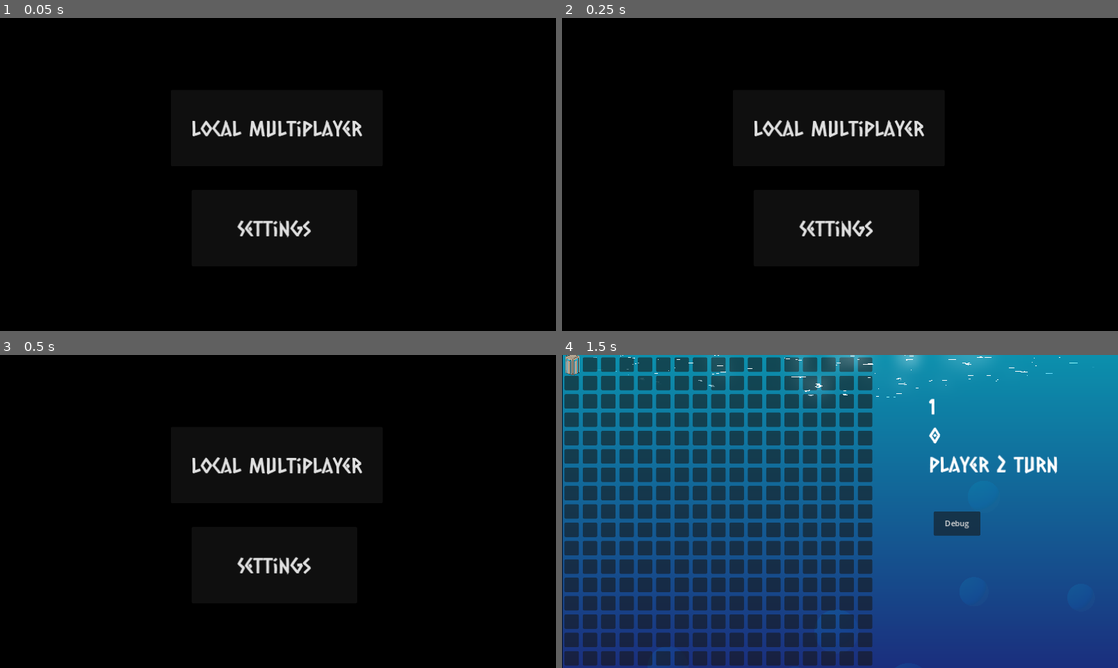
Above: before the commit, frames 1-4 (two rows, left to right).
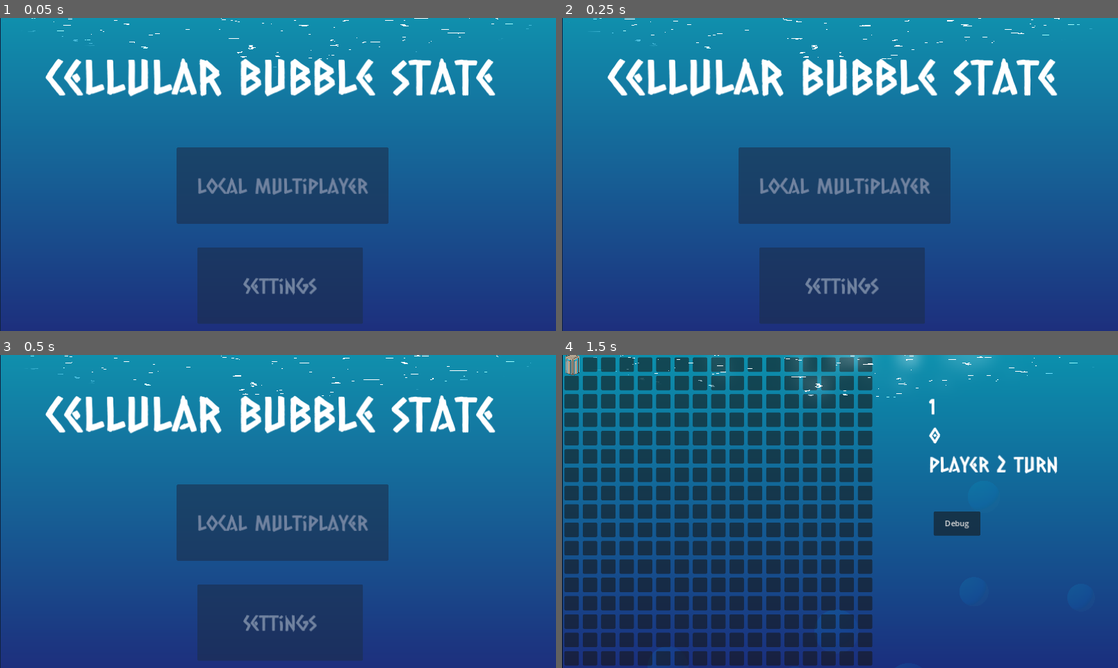
Above: after the commit, the same moments.

Repository: BeadsInCheese/CellularBubbleState
Game: Godot game, scene res://Scenes/MainMenu.tscn
Two runs of this game, one before a commit and one after it. Both use one fixed random seed, a clock stepped at 60 frames per second and the inputs below.
Inputs (mouse positions are in pixels of both pictures, inside the frame that each line leads up to):
- Up to frame 1 (0.05 s): no input
- Up to frame 2 (0.25 s): no input
- Up to frame 3 (0.5 s): no input
- Up to frame 4 (1.5 s): click "Local multiplayer" at 0.5 s; click (573, 364) at 1.27 s

The runs differ from the first frame. In frame 1, 100% of the frame differs, in the area x 0-100%, y 0-100%; in frame 2, 100%; in frame 3, 100%; in frame 4, nothing differs.

Commit message:
menu upgrade

Diff:
--- a/gamejam2025/Scenes/MainMenu.tscn
+++ b/gamejam2025/Scenes/MainMenu.tscn
@@ -1,26 +1,87 @@
-[gd_scene load_steps=3 format=3 uid="uid://d0q8tr7g0mqks"]
+[gd_scene load_steps=11 format=3 uid="uid://d0q8tr7g0mqks"]
 
 [ext_resource type="Theme" uid="uid://bgqmjm172gald" path="res://FontArtistic.tres" id="1_nwb4t"]
 [ext_resource type="Script" path="res://Scenes/SceneNavigation.gd" id="1_ygpmw"]
+[ext_resource type="Shader" path="res://Voronoisurface.gdshader" id="2_lpkp4"]
+[ext_resource type="FontFile" uid="uid://d15qcr4gpooi3" path="res://CaesarDressing-Regular.ttf" id="4_1qja7"]
+
+[sub_resource type="Gradient" id="Gradient_blu0u"]
+colors = PackedColorArray(0.117647, 0.117647, 0.564706, 1, 0, 1, 1, 1)
+
+[sub_resource type="GradientTexture2D" id="GradientTexture2D_qffpn"]
+gradient = SubResource("Gradient_blu0u")
+
+[sub_resource type="FastNoiseLite" id="FastNoiseLite_0jmjm"]
+noise_type = 2
+frequency = 0.0776
+offset = Vector3(0, -3.6, 0)
+cellular_distance_function = 1
+cellular_jitter = 1.38
+domain_warp_type = 1
+
+[sub_resource type="NoiseTexture2D" id="NoiseTexture2D_ucuru"]
+seamless = true
+seamless_blend_skirt = 0.3
+noise = SubResource("FastNoiseLite_0jmjm")
+
+[sub_resource type="ShaderMaterial" id="ShaderMaterial_scnbl"]
+shader = ExtResource("2_lpkp4")
+shader_parameter/voronoi = SubResource("NoiseTexture2D_ucuru")
+
+[sub_resource type="Theme" id="Theme_5h72o"]
+default_base_scale = 1.0
+default_font = ExtResource("4_1qja7")
+default_font_size = 100
 
 [node name="MainMenu" type="Node2D"]
 script = ExtResource("1_ygpmw")
 
+[node name="Sprite2D" type="Sprite2D" parent="."]
+position = Vector2(577.953, 323.668)
+rotation = -1.5708
+scale = Vector2(10.3003, 18.0381)
+texture = SubResource("GradientTexture2D_qffpn")
+
+[node name="ColorRect2" type="ColorRect" parent="."]
+material = SubResource("ShaderMaterial_scnbl")
+offset_left = 1151.0
+offset_top = -2.0
+offset_right = 1303.0
+offset_bottom = 1148.0
+rotation = 1.5708
+mouse_filter = 2
+
 [node name="Button" type="Button" parent="."]
-offset_left = 354.0
-offset_top = 149.0
-offset_right = 793.0
-offset_bottom = 307.0
+offset_left = 366.0
+offset_top = 268.0
+offset_right = 805.0
+offset_bottom = 426.0
 theme = ExtResource("1_nwb4t")
 text = "Local multiplayer"
 
 [node name="Button2" type="Button" parent="."]
-offset_left = 397.0
-offset_top = 356.0
-offset_right = 740.0
-offset_bottom = 514.0
+offset_left = 409.0
+offset_top = 475.0
+offset_right = 752.0
+offset_bottom = 633.0
 theme = ExtResource("1_nwb4t")
 text = "Settings"
 
+[node name="ColorRect" type="ColorRect" parent="."]
+offset_left = -10.0
+offset_top = -19.0
+offset_right = 1163.0
+offset_bottom = 658.0
+mouse_filter = 2
+color = Color(0.1144, 0.239213, 0.44, 0.568627)
+
+[node name="RichTextLabel" type="RichTextLabel" parent="."]
+offset_top = 59.0
+offset_right = 1157.0
+offset_bottom = 231.0
+theme = SubResource("Theme_5h72o")
+bbcode_enabled = true
+text = "[center]Cellular bubble state [/center]"
+
 [connection signal="button_down" from="Button" to="." method="_onLocalMPSelected"]
 [connection signal="button_down" from="Button2" to="." method="_on_SettingsPressed"]
--- a/gamejam2025/Scenes/SettingsMenu.tscn
+++ b/gamejam2025/Scenes/SettingsMenu.tscn
@@ -1,51 +1,96 @@
-[gd_scene load_steps=4 format=3 uid="uid://du0yh6kapw386"]
+[gd_scene load_steps=12 format=3 uid="uid://du0yh6kapw386"]
 
 [ext_resource type="Script" path="res://Scenes/SettingsMenu.gd" id="1_1pkla"]
 [ext_resource type="Theme" uid="uid://bgqmjm172gald" path="res://FontArtistic.tres" id="2_8ojid"]
+[ext_resource type="Shader" path="res://Voronoisurface.gdshader" id="2_ebrvy"]
 [ext_resource type="AudioStream" uid="uid://cctgma7w3r7xe" path="res://sunrise_over_water.mp3" id="3_fvun2"]
+[ext_resource type="FontFile" uid="uid://d15qcr4gpooi3" path="res://CaesarDressing-Regular.ttf" id="5_oi7ah"]
+
+[sub_resource type="Gradient" id="Gradient_156fm"]
+colors = PackedColorArray(0.117647, 0.117647, 0.564706, 1, 0, 1, 1, 1)
+
+[sub_resource type="GradientTexture2D" id="GradientTexture2D_k6ht5"]
+gradient = SubResource("Gradient_156fm")
+
+[sub_resource type="FastNoiseLite" id="FastNoiseLite_ui55k"]
+noise_type = 2
+frequency = 0.0776
+offset = Vector3(0, -3.6, 0)
+cellular_distance_function = 1
+cellular_jitter = 1.38
+domain_warp_type = 1
+
+[sub_resource type="NoiseTexture2D" id="NoiseTexture2D_1j1k8"]
+seamless = true
+seamless_blend_skirt = 0.3
+noise = SubResource("FastNoiseLite_ui55k")
+
+[sub_resource type="ShaderMaterial" id="ShaderMaterial_yppks"]
+shader = ExtResource("2_ebrvy")
+shader_parameter/voronoi = SubResource("NoiseTexture2D_1j1k8")
+
+[sub_resource type="Theme" id="Theme_ehdvb"]
+default_base_scale = 1.0
+default_font = ExtResource("5_oi7ah")
+default_font_size = 100
 
 [node name="SettingsMenu" type="Node2D"]
 script = ExtResource("1_1pkla")
 
+[node name="Sprite2D" type="Sprite2D" parent="."]
+position = Vector2(577.953, 323.668)
+rotation = -1.5708
+scale = Vector2(10.3003, 18.0381)
+texture = SubResource("GradientTexture2D_k6ht5")
+
+[node name="ColorRect2" type="ColorRect" parent="."]
+material = SubResource("ShaderMaterial_yppks")
+offset_left = 1151.0
+offset_top = -2.0
+offset_right = 1303.0
+offset_bottom = 1148.0
+rotation = 1.5708
+mouse_filter = 2
+
 [node name="Master" type="HSlider" parent="."]
-offset_left = 596.0
-offset_top = 119.0
-offset_right = 1038.0
-offset_bottom = 135.0
+offset_left = 372.0
+offset_top = 202.0
+offset_right = 814.0
+offset_bottom = 218.0
 
 [node name="SFX" type="HSlider" parent="."]
-offset_left = 595.0
-offset_top = 171.0
-offset_right = 1037.0
-offset_bottom = 187.0
+offset_left = 371.0
+offset_top = 254.0
+offset_right = 813.0
+offset_bottom = 270.0
 
 [node name="Music" type="HSlider" parent="."]
-offset_left = 598.0
-offset_top = 228.0
-offset_right = 1040.0
-offset_bottom = 244.0
+offset_left = 374.0
+offset_top = 311.0
+offset_right = 816.0
+offset_bottom = 327.0
 
 [node name="RichTextLabel" type="RichTextLabel" parent="."]
-offset_left = 432.0
-offset_top = 98.0
-offset_right = 571.0
-offset_bottom = 158.0
+offset_left = 208.0
+offset_top = 181.0
+offset_right = 347.0
+offset_bottom = 241.0
 theme = ExtResource("2_8ojid")
 text = "Master"
 
 [node name="RichTextLabel2" type="RichTextLabel" parent="."]
-offset_left = 506.0
-offset_top = 155.0
-offset_right = 573.0
-offset_bottom = 215.0
+offset_left = 282.0
+offset_top = 238.0
+offset_right = 349.0
+offset_bottom = 298.0
 theme = ExtResource("2_8ojid")
 text = "SFX"
 
 [node name="RichTextLabel3" type="RichTextLabel" parent="."]
-offset_left = 461.0
-offset_top = 209.0
-offset_right = 581.0
-offset_bottom = 269.0
+offset_left = 237.0
+offset_top = 292.0
+offset_right = 357.0
+offset_bottom = 352.0
 theme = ExtResource("2_8ojid")
 text = "Music"
 
@@ -62,6 +107,23 @@
 theme = ExtResource("2_8ojid")
 text = "Back"
 
+[node name="ColorRect" type="ColorRect" parent="Button"]
+offset_left = -400.0
+offset_top = -442.0
+offset_right = 773.0
+offset_bottom = 235.0
+mouse_filter = 2
+color = Color(0.1144, 0.239213, 0.44, 0.568627)
+
+[node name="RichTextLabel4" type="RichTextLabel" parent="Button"]
+offset_left = -382.0
+offset_top = -363.0
+offset_right = 775.0
+offset_bottom = -236.0
+theme = SubResource("Theme_ehdvb")
+bbcode_enabled = true
+text = "[center]settings [/center]"
+
 [connection signal="value_changed" from="Master" to="." method="_on_master_value_changed"]
 [connection signal="value_changed" from="SFX" to="." method="_on_sfx_value_changed"]
 [connection signal="value_changed" from="Music" to="." method="_on_music_value_changed"]
Not shown: 2 places in gamejam2025/MainGame.tscn that only renumber resources
